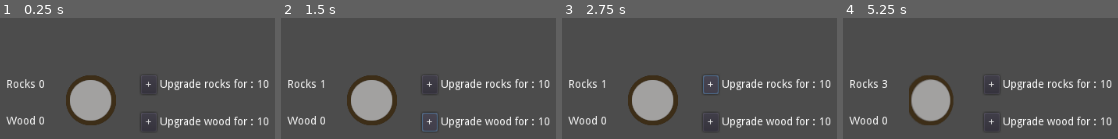
Above: before the commit, frames 1-4 (left to right).
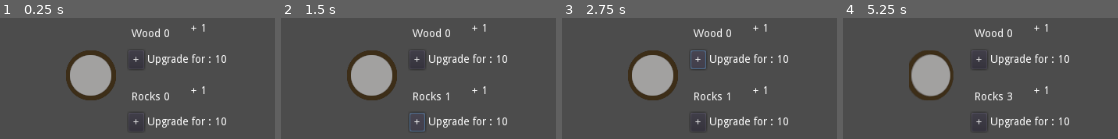
Above: after the commit, the same moments.

Repository: HolyHugo/Coinflipper
Game: Godot game, scene res://GUI/GUI.tscn
Same seed, same stepped clock (60 frames per second), same inputs: the game is played once before the commit and once after it. The project has no main scene, so this scene is started directly.
Inputs (mouse positions are in pixels of both pictures, inside the frame that each line leads up to; where the layout moved, square brackets give the same spot in the first picture):
- Up to frame 1 (0.25 s): no input
- Up to frame 2 (1.5 s): click (371, 74) [371, 100] at 0.5 s; click "+" at 1.25 s
- Up to frame 3 (2.75 s): click "+" at 2 s
- Up to frame 4 (5.25 s): click (933, 74) [933, 100] at 2.75 s; click "+" at 3.5 s; click "+" at 4.25 s; click (933, 74) [933, 100] at 5 s

The runs differ from the first frame. In frame 1, 15% of the frame differs, in the area x 2-98%, y 4-91%; in frame 2, 15%; in frame 3, 15%; in frame 4, 14%.

Commit message:
Update ControlBoxes

Diff:
--- a/GUI/GUI.gd
+++ b/GUI/GUI.gd
@@ -25,10 +25,10 @@
 
 func updateCounters(ressource,type):
 	if(type == "wood"):
-		$WoodCounter/WoodAmount.text = str(ressource)
+		$WoodControl/WoodCounter/WoodAmount.text = str(ressource)
 		$ControlCoin/FlipCoin.texture_normal = woodCoin
 	else:
-		$RockCounter/RockAmount.text = str(ressource)
+		$RockControl/RockCounter/RockAmount.text = str(ressource)
 		$ControlCoin/FlipCoin.texture_normal = rockCoin
 
 func _on_FlipCoin_button_up():
@@ -57,7 +57,7 @@
 		woodPrice = stepify((woodPrice * 1.15),0.001)
 		updateCounters(wood_counter,"wood")
 		updatePrices(woodPrice,"wood")
-
+		updateBonus(woodMultiplier,"wood")
 
 func _on_RockButton_button_up():
 	if(rock_counter >= rockPrice):
@@ -66,9 +66,16 @@
 		rockPrice = stepify((rockPrice * 1.15),0.001)
 		updateCounters(rock_counter,"rock")
 		updatePrices(rockPrice,"rock")
+		updateBonus(rockMultiplier,"rock")
 
 func updatePrices(price,type):
 	if(type == "wood"):
-		$WoodUpgradeBox/WoodPrice.text = str(price)
+		$WoodControl/WoodUpgradeBox/WoodPrice.text = str(price)
 	else:
-		$RockUpgradeBox/RockPrice.text = str(price)
+		$RockControl/RockUpgradeBox/RockPrice.text = str(price)
+
+func updateBonus(bonus,type):
+	if(type == "wood"):
+		$WoodControl/WoodBonusBox/WoodBonus.text = str(bonus)
+	else:
+		$RockControl/RockBonusBox/RockBonus.text = str(bonus)
--- a/GUI/GUI.tscn
+++ b/GUI/GUI.tscn
@@ -29,21 +29,201 @@
 anchor_bottom = 1.0
 script = ExtResource( 2 )
 
-[node name="WoodCounter" type="HBoxContainer" parent="."]
-anchor_left = 0.5
-anchor_top = 1.0
-anchor_right = 0.5
-anchor_bottom = 1.0
-margin_left = -128.0
+[node name="ControlCoin" type="Control" parent="."]
+anchor_left = 0.5
+anchor_top = 1.0
+anchor_right = 0.5
+anchor_bottom = 1.0
+margin_left = -32.0
+margin_top = -120.0
+margin_right = 8.0
+margin_bottom = -80.0
+
+[node name="Coin" type="Node2D" parent="ControlCoin"]
+
+[node name="CoinAnimation" type="AnimationPlayer" parent="ControlCoin/Coin"]
+root_node = NodePath("../../..")
+anims/Coinflip = SubResource( 1 )
+anims/RESET = SubResource( 2 )
+
+[node name="Sprite" type="Sprite" parent="ControlCoin/Coin"]
+position = Vector2( 32, 32 )
+z_index = 100
+texture = ExtResource( 1 )
+hframes = 8
+region_rect = Rect2( 0, 0, 64, 64 )
+
+[node name="FlipCoin" type="TextureButton" parent="ControlCoin"]
+anchor_left = 0.5
+anchor_top = 0.5
+anchor_right = 0.5
+anchor_bottom = 0.5
+margin_left = -20.0
+margin_top = -20.0
+margin_right = 44.0
+margin_bottom = 44.0
+texture_normal = ExtResource( 3 )
+
+[node name="RockControl" type="Control" parent="."]
+anchor_left = 0.5
+anchor_top = 1.0
+anchor_right = 0.5
+anchor_bottom = 1.0
+margin_left = 32.0
+margin_top = -120.0
+margin_right = 72.0
+margin_bottom = -80.0
+
+[node name="RockBonusBox" type="HBoxContainer" parent="RockControl"]
+anchor_left = 0.5
+anchor_top = 1.0
+anchor_right = 0.5
+anchor_bottom = 1.0
+margin_left = 76.0
+margin_top = -8.0
+margin_right = 116.0
+margin_bottom = 32.0
+
+[node name="+" type="Label" parent="RockControl/RockBonusBox"]
+margin_top = 13.0
+margin_right = 8.0
+margin_bottom = 27.0
+text = "+"
+
+[node name="RockBonus" type="Label" parent="RockControl/RockBonusBox"]
+margin_left = 12.0
+margin_top = 13.0
+margin_right = 20.0
+margin_bottom = 27.0
+text = "1"
+
+[node name="RockUpgradeBox" type="HBoxContainer" parent="RockControl"]
+margin_left = 16.0
+margin_top = 80.0
+margin_right = 180.0
+margin_bottom = 104.0
+
+[node name="RockButton" type="Button" parent="RockControl/RockUpgradeBox"]
+margin_right = 20.0
+margin_bottom = 24.0
+text = "+"
+
+[node name="RockUpgrade" type="Label" parent="RockControl/RockUpgradeBox"]
+margin_left = 24.0
+margin_top = 5.0
+margin_right = 106.0
+margin_bottom = 19.0
+text = "Upgrade for :"
+
+[node name="RockPrice" type="Label" parent="RockControl/RockUpgradeBox"]
+margin_left = 110.0
+margin_top = 5.0
+margin_right = 126.0
+margin_bottom = 19.0
+text = "10"
+
+[node name="RockCounter" type="HBoxContainer" parent="RockControl"]
+anchor_left = 0.5
+anchor_top = 0.967
+anchor_right = 0.5
+anchor_bottom = 0.967
+margin_left = -20.0
+margin_top = 9.32
+margin_right = 69.0
+margin_bottom = 33.32
+alignment = 1
+__meta__ = {
+"_edit_group_": true
+}
+
+[node name="Rock" type="Label" parent="RockControl/RockCounter"]
+margin_left = 20.0
+margin_top = 5.0
+margin_right = 57.0
+margin_bottom = 19.0
+text = "Rocks"
+align = 1
+
+[node name="RockAmount" type="Label" parent="RockControl/RockCounter"]
+margin_left = 61.0
+margin_top = 5.0
+margin_right = 69.0
+margin_bottom = 19.0
+text = "0"
+
+[node name="WoodControl" type="Control" parent="."]
+anchor_left = 0.5
+anchor_top = 1.0
+anchor_right = 0.5
+anchor_bottom = 1.0
+margin_left = 64.0
+margin_top = -152.0
+margin_right = 104.0
+margin_bottom = -112.0
+
+[node name="WoodBonusBox" type="HBoxContainer" parent="WoodControl"]
+anchor_left = 0.5
+anchor_top = 1.0
+anchor_right = 0.5
+anchor_bottom = 1.0
+margin_left = 44.0
+margin_top = -56.0
+margin_right = 84.0
+margin_bottom = -16.0
+
+[node name="+" type="Label" parent="WoodControl/WoodBonusBox"]
+margin_top = 13.0
+margin_right = 8.0
+margin_bottom = 27.0
+text = "+"
+
+[node name="WoodBonus" type="Label" parent="WoodControl/WoodBonusBox"]
+margin_left = 12.0
+margin_top = 13.0
+margin_right = 20.0
+margin_bottom = 27.0
+text = "1"
+
+[node name="WoodUpgradeBox" type="HBoxContainer" parent="WoodControl"]
+margin_left = -16.0
+margin_top = 32.0
+margin_right = 148.0
+margin_bottom = 56.0
+
+[node name="WoodButton" type="Button" parent="WoodControl/WoodUpgradeBox"]
+margin_right = 20.0
+margin_bottom = 24.0
+text = "+"
+
+[node name="WoodUpgrade" type="Label" parent="WoodControl/WoodUpgradeBox"]
+margin_left = 24.0
+margin_top = 5.0
+margin_right = 106.0
+margin_bottom = 19.0
+text = "Upgrade for :"
+
+[node name="WoodPrice" type="Label" parent="WoodControl/WoodUpgradeBox"]
+margin_left = 110.0
+margin_top = 5.0
+margin_right = 126.0
+margin_bottom = 19.0
+text = "10"
+
+[node name="WoodCounter" type="HBoxContainer" parent="WoodControl"]
+anchor_left = 0.5
+anchor_top = 1.0
+anchor_right = 0.5
+anchor_bottom = 1.0
+margin_left = -52.0
 margin_top = -40.0
-margin_right = -39.0
+margin_right = 37.0
 margin_bottom = -18.0
 alignment = 1
 __meta__ = {
 "_edit_group_": true
 }
 
-[node name="Wood" type="Label" parent="WoodCounter"]
+[node name="Wood" type="Label" parent="WoodControl/WoodCounter"]
 margin_left = 20.0
 margin_top = 4.0
 margin_right = 57.0
@@ -51,127 +231,13 @@
 text = "Wood"
 align = 1
 
-[node name="WoodAmount" type="Label" parent="WoodCounter"]
+[node name="WoodAmount" type="Label" parent="WoodControl/WoodCounter"]
 margin_left = 61.0
 margin_top = 4.0
 margin_right = 69.0
 margin_bottom = 18.0
 text = "0"
 
-[node name="RockCounter" type="HBoxContainer" parent="."]
-anchor_left = 0.5
-anchor_top = 0.967
-anchor_right = 0.5
-anchor_bottom = 0.967
-margin_left = -128.0
-margin_top = -68.2
-margin_right = -39.0
-margin_bottom = -44.2
-alignment = 1
-__meta__ = {
-"_edit_group_": true
-}
-
-[node name="Rock" type="Label" parent="RockCounter"]
-margin_left = 20.0
-margin_top = 5.0
-margin_right = 57.0
-margin_bottom = 19.0
-text = "Rocks"
-align = 1
-
-[node name="RockAmount" type="Label" parent="RockCounter"]
-margin_left = 61.0
-margin_top = 5.0
-margin_right = 69.0
-margin_bottom = 19.0
-text = "0"
-
-[node name="ControlCoin" type="Control" parent="."]
-anchor_left = 0.5
-anchor_top = 1.0
-anchor_right = 0.5
-anchor_bottom = 1.0
-margin_left = -32.0
-margin_top = -88.0
-margin_right = 8.0
-margin_bottom = -48.0
-
-[node name="Coin" type="Node2D" parent="ControlCoin"]
-
-[node name="CoinAnimation" type="AnimationPlayer" parent="ControlCoin/Coin"]
-root_node = NodePath("../../..")
-anims/Coinflip = SubResource( 1 )
-anims/RESET = SubResource( 2 )
-
-[node name="Sprite" type="Sprite" parent="ControlCoin/Coin"]
-position = Vector2( 32, 32 )
-z_index = 100
-texture = ExtResource( 1 )
-hframes = 8
-region_rect = Rect2( 0, 0, 64, 64 )
-
-[node name="FlipCoin" type="TextureButton" parent="ControlCoin"]
-anchor_left = 0.5
-anchor_top = 0.5
-anchor_right = 0.5
-anchor_bottom = 0.5
-margin_left = -20.0
-margin_top = -20.0
-margin_right = 44.0
-margin_bottom = 44.0
-texture_normal = ExtResource( 3 )
-
-[node name="WoodUpgradeBox" type="HBoxContainer" parent="."]
-margin_left = 576.0
-margin_top = 560.0
-margin_right = 740.0
-margin_bottom = 584.0
-
-[node name="WoodButton" type="Button" parent="WoodUpgradeBox"]
-margin_right = 20.0
-margin_bottom = 24.0
-text = "+"
-
-[node name="WoodUpgrade" type="Label" parent="WoodUpgradeBox"]
-margin_left = 24.0
-margin_top = 5.0
-margin_right = 144.0
-margin_bottom = 19.0
-text = "Upgrade wood for :"
-
-[node name="WoodPrice" type="Label" parent="WoodUpgradeBox"]
-margin_left = 148.0
-margin_top = 5.0
-margin_right = 164.0
-margin_bottom = 19.0
-text = "10"
-
-[node name="RockUpgradeBox" type="HBoxContainer" parent="."]
-margin_left = 576.0
-margin_top = 512.0
-margin_right = 740.0
-margin_bottom = 536.0
-
-[node name="RockButton" type="Button" parent="RockUpgradeBox"]
-margin_right = 20.0
-margin_bottom = 24.0
-text = "+"
-
-[node name="RockUpgrade" type="Label" parent="RockUpgradeBox"]
-margin_left = 24.0
-margin_top = 5.0
-margin_right = 144.0
-margin_bottom = 19.0
-text = "Upgrade rocks for :"
-
-[node name="RockPrice" type="Label" parent="RockUpgradeBox"]
-margin_left = 148.0
-margin_top = 5.0
-margin_right = 164.0
-margin_bottom = 19.0
-text = "10"
-
 [connection signal="button_up" from="ControlCoin/FlipCoin" to="." method="_on_FlipCoin_button_up"]
-[connection signal="button_up" from="WoodUpgradeBox/WoodButton" to="." method="_on_WoodButton_button_up"]
-[connection signal="button_up" from="RockUpgradeBox/RockButton" to="." method="_on_RockButton_button_up"]
+[connection signal="button_up" from="RockControl/RockUpgradeBox/RockButton" to="." method="_on_RockButton_button_up"]
+[connection signal="button_up" from="WoodControl/WoodUpgradeBox/WoodButton" to="." method="_on_WoodButton_button_up"]
